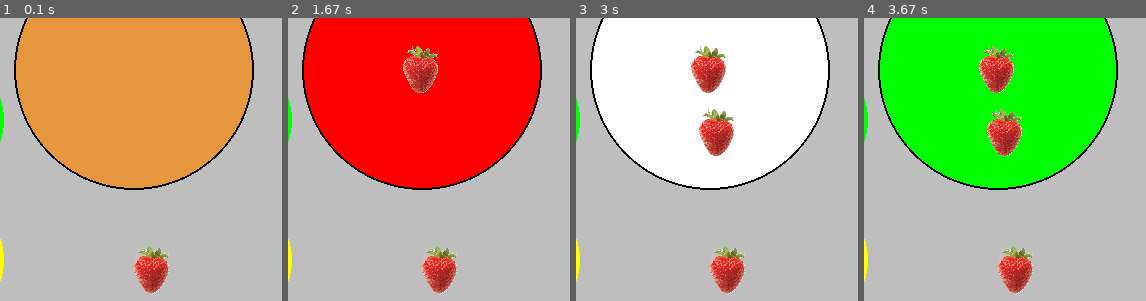
Above: before the commit, frames 1-4 (left to right).
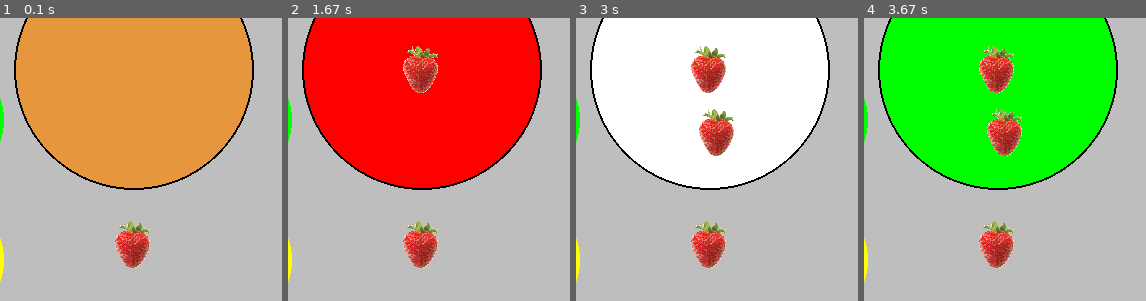
Above: after the commit, the same moments.

Repository: bennorth/cake-decoration-in-pygame
Game: pygame game, started from cake.py
Two runs of this game, one before a commit and one after it. Both use one fixed random seed, a clock stepped at 60 frames per second and the inputs below.
Inputs (mouse positions are % of the whole screen's width and height, from its top left):
- Up to frame 1 (0.1 s): no input
- Up to frame 2 (1.67 s): click (49, 53) at 0.38 s; click (23, 54) at 0.72 s; click (16, 78) at 1.05 s; click (21, 14) at 1.38 s
- Up to frame 3 (3 s): click (24, 32) at 1.72 s; click (50, 64) at 2.05 s; click (45, 35) at 2.38 s
- Up to frame 4 (3.67 s): click (86, 81) at 3.22 s; click (14, 63) at 3.55 s
The pictures show only the part of the screen within x 25-75%, y 44-94%; the shares and areas given below are measured in that part.

The runs differ from the first frame. In frame 1, 2.8% of the frame differs, in the area x 40-60%, y 71-98%; in frame 2, 2.8%; in frame 3, 2.8%; in frame 4, 2.8%.

Commit message:
centre 'current decoration' display on its spot

Diff:
--- a/cake.py
+++ b/cake.py
@@ -97,7 +97,7 @@
         decoration_choice_y += 80
 
     # Remind player what their current chosen decoration is.
-    screen.blit(current_decoration, (300, 475))
+    screen.blit(current_decoration, (300 - current_decoration.get_width() / 2, 475 - current_decoration.get_height() / 2))
 
     # Has the player put any decorations onto the cake?  Draw them if so.
     for decoration in decorations:
